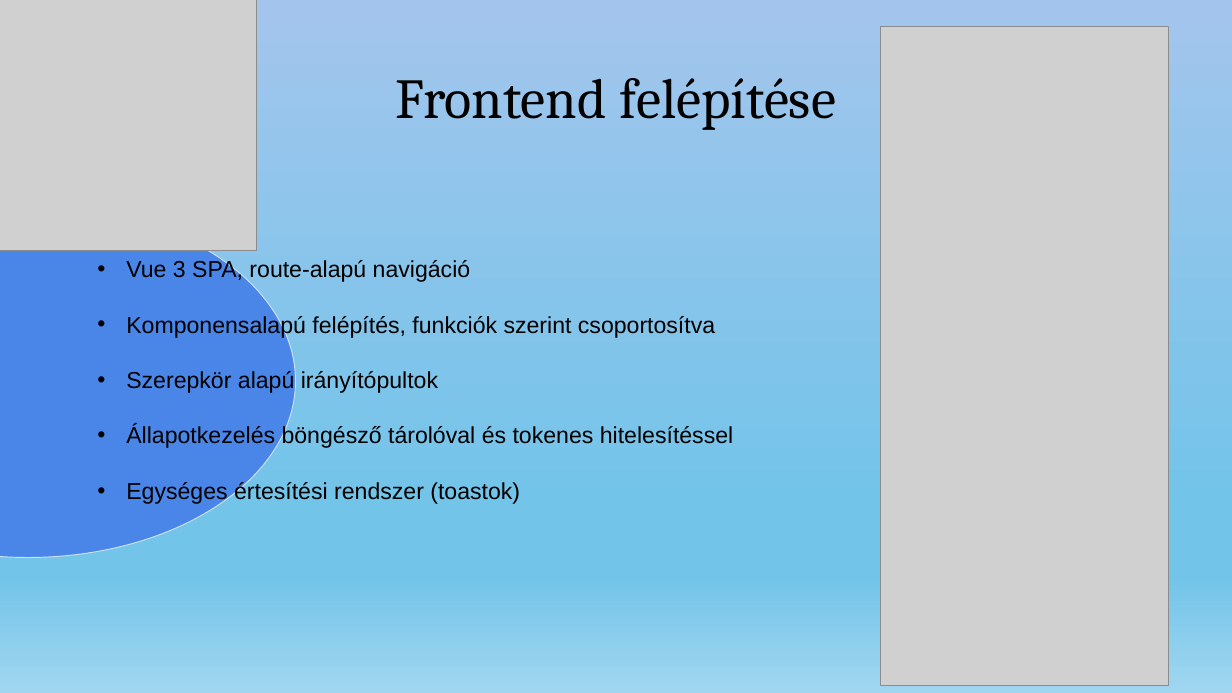
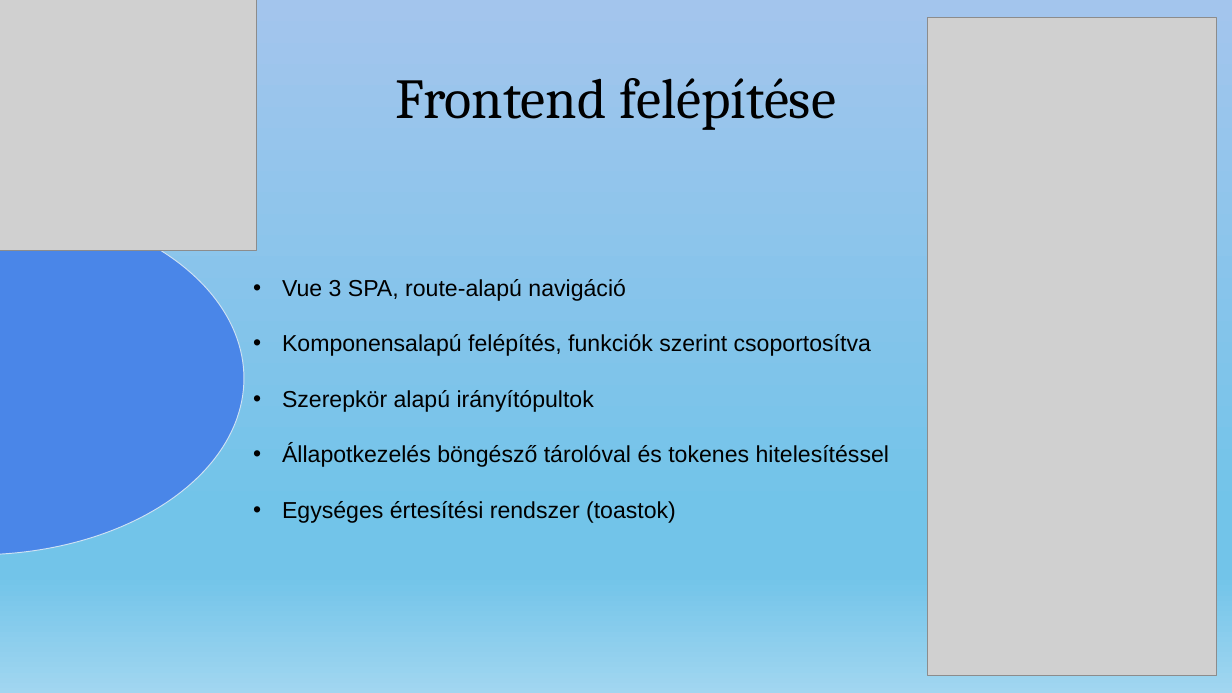
Before and after one commit to nagyls/13_S2_5_vizsgaremek, a slide deck: slide 5 of dokumentumok/Prezentáció_NagyLevedSamuel_TothTamas.pptx. Drawn at 1232x693 pixels with LibreOffice and Linux fonts; fonts in the diff are those of the drawing; grey boxes stand for pictures. Boxes give left, top, right and bottom in pixels: in the first picture for what was removed or moved away, otherwise in the second. Text is boxed around its words. In the diff, an @@ line names an element or a change of style, - is before the commit and + after.

Commit message:
ppt & dokumentáció frissítése

```diff
--- a/dokumentumok/Prezentáció_NagyLevedSamuel_TothTamas.pptx
+++ b/dokumentumok/Prezentáció_NagyLevedSamuel_TothTamas.pptx
@@ picture: place and size @@
-picture at [881, 27, 1169, 686]
+picture at [928, 18, 1216, 677]
@@ ellipse: place and size @@
-ellipse at [0, 205, 295, 558]
+ellipse at [0, 202, 244, 555]
@@ text "Vue 3 SPA, route-alapú navigáció": place and size @@
-text "Vue 3 SPA, route-alapú navigáció" at [126, 259, 733, 504]
+text "Vue 3 SPA, route-alapú navigáció" at [282, 279, 889, 523]
```
Also in this commit, not shown: 1 other file.
